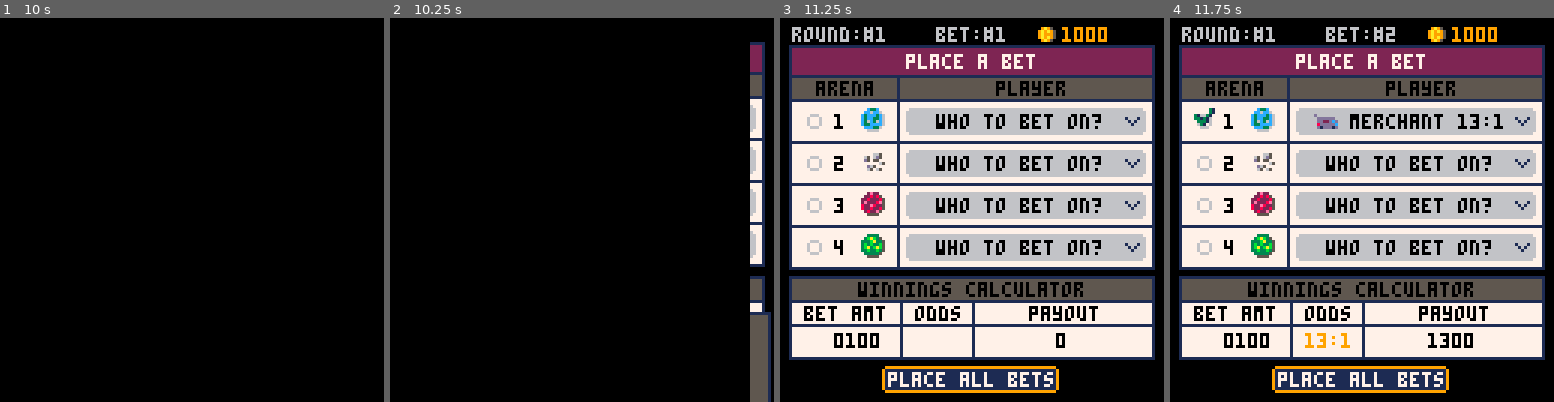
Above: before the commit, frames 1-4 (left to right).
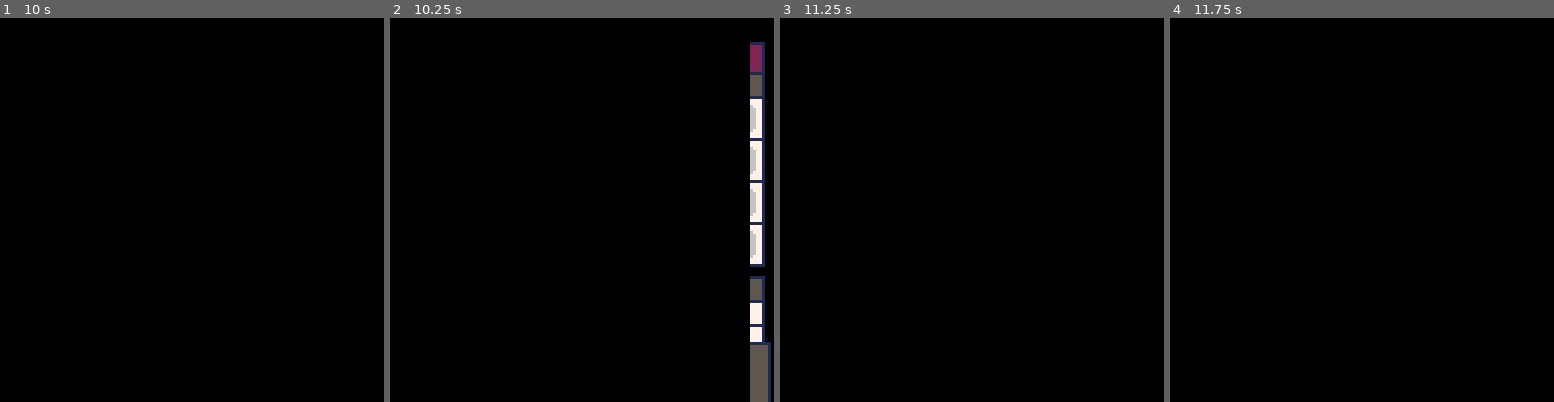
Above: after the commit, the same moments.

Repository: suspicious-smoke/club-bets-pico8
Game: PICO-8 cartridge galaxy_club_bets.p8
The game is run twice, just before and just after one commit, with the same random seed, the same clock (stepped at 60 frames per second) and the same inputs.
Inputs:
- Up to frame 1 (10 s): tap O (Z key) at 0.33, 0.7, 1.43, 2.22, 3.1, 3.98, 4.87, 5.75, 6.63, 7.52, 8.4, 9.28 s; tap X (X key) at 1.07, 2.07, 2.4, 2.73, 3.07, 3.4, 3.73, 4.07, 4.4, 4.73, 5.07, 5.4, 5.73, 6.07, 6.4, 6.73, 7.07, 7.4, 7.73, 8.07, 8.4, 8.73, 9.07, 9.4, 9.73 s; hold Left 1.97-2.37 s; hold Down 2.42-2.82 s; hold Right 2.87-3.53 s; hold Up 3.58-4.08 s; hold Right 4.13-4.53 s; hold Down 4.58-5.08 s; hold Left 5.13-5.8 s; hold Up 5.85-6.18 s; hold Left 6.23-6.63 s; hold Down 6.68-7.08 s; hold Right 7.13-7.8 s; hold Up 7.85-8.35 s; hold Right 8.4-8.8 s; hold Down 8.85-9.35 s; hold Left from 9.4 s (still down)
- Up to frame 2 (10.25 s): release Left at 10.07 s; tap X (X key) at 10.07 s; hold Up from 10.12 s (still down); tap O (Z key) at 10.17 s
- Up to frame 3 (11.25 s): tap X (X key) at 10.4, 10.73, 11.07 s; release Up at 10.45 s; hold Left 10.5-10.9 s; hold Down from 10.95 s (still down); tap O (Z key) at 11.05 s
- Up to frame 4 (11.75 s): release Down at 11.35 s; tap X (X key) at 11.4, 11.73 s; hold Right from 11.4 s (still down)

Frame 1 is identical in both runs. In frame 2, 0.5% of the frame differs, in the area x 93-100%, y 76-86%; in frame 3, 75%, in the area x 2-98%, y 2-98%; in frame 4, 75%.

Commit message:
fix small bug with submenu

Diff:
--- a/galaxy_club_bets.p8
+++ b/galaxy_club_bets.p8
@@ -650,28 +650,24 @@
 		bet_mode=1
 	elseif btnp(🅾️) then
 	 local _smt=submenu_txts[submenu_sel]
+	 	bet_mode=1
 		if _smt=="quick bet" then
 			sfx(9)
-			bet_mode=1
 			trn_state(init_quickbetpage)
 		elseif _smt=="normal bet" then
 			sfx(9)
-			bet_mode=1
 			trn_state(init_betpage)
 		elseif _smt=="select row" then
 			select_player_row()
 			sfx(3)
-			bet_mode=1
 		elseif _smt=="clear arena" then
 			for ibet=1,10 do
 				clear_arena_bet(ibet,arena_sel)
 			end
 			sfx(3)
-			bet_mode=1
 		elseif _smt=="copy bet amt" then--copy bets
 			sfx(2)
 			copy_bets()
-			bet_mode=1
 		elseif _smt=="confirm bets" then
 			sfx(4)
 			trn_state(init_confirm)
